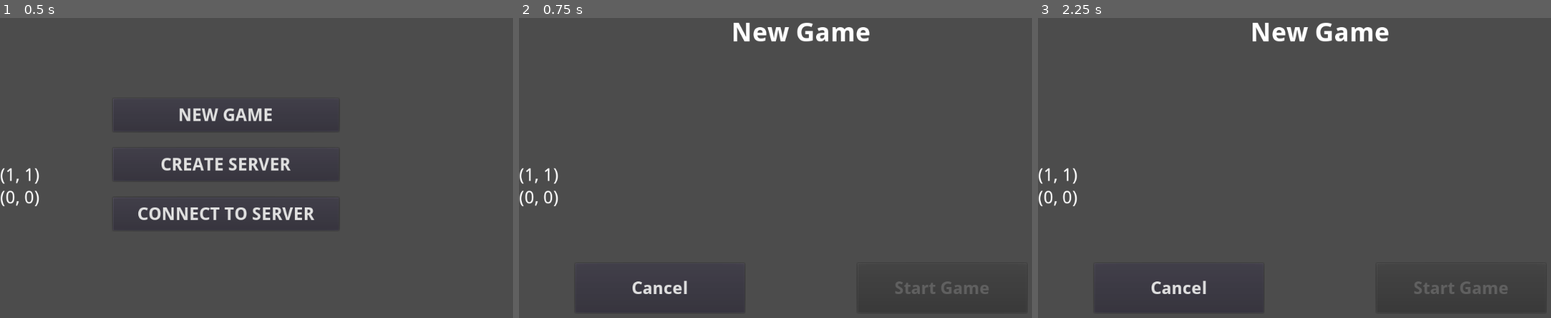
Above: before the commit, frames 1-3 (left to right).
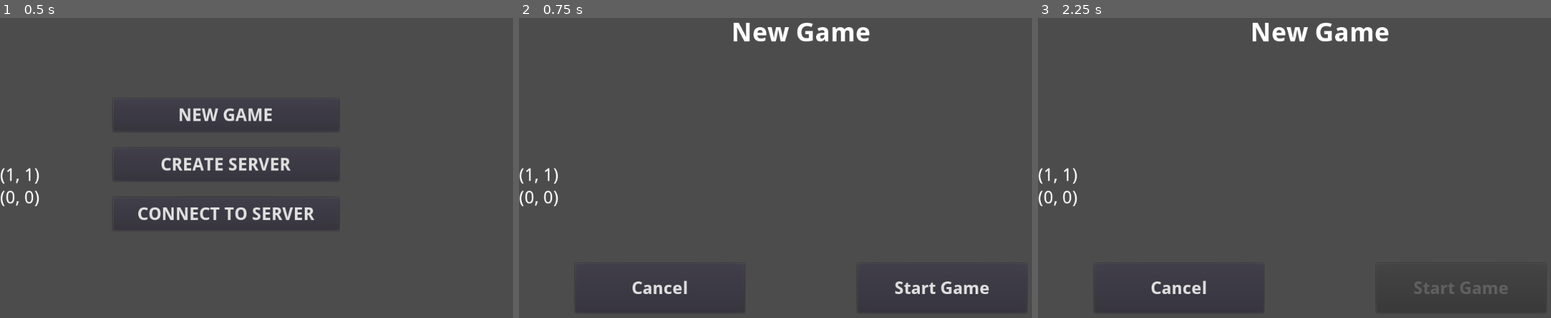
Above: after the commit, the same moments.

Repository: Hypasist/Fantalone
Game: Godot game, scene res://game/Game.tscn
The game is run twice, just before and just after one commit, with the same random seed, the same clock (stepped at 60 frames per second) and the same inputs. The engine's default icon, where the game draws it, is replaced by a stand-in: a white triangle on a blue panel in a dark square.
Inputs:
- Up to frame 1 (0.5 s): no input
- Up to frame 2 (0.75 s): click "CREATE SERVER" at 0.5 s
- Up to frame 3 (2.25 s): click "Cancel" at 1.25 s; click "CONNECT TO SERVER" at 2 s

Frame 1 is identical in both runs. In frame 2, 0.4% of the frame differs, in the area x 73-92%, y 87-93%; in frame 3, nothing differs.

Commit message:
LobbyData and LobbyLogic
Moved lobby logic to two separate files.

Diff:
--- a/game/Game.gd
+++ b/game/Game.gd
@@ -19,7 +19,8 @@
 	mod.Menu = $Menu
 	mod.Logic = $Logic
 	mod.Match = $Logic/MatchLogic
-	mod.Lobby = $Logic/Lobby
+	mod.LobbyLogic = $Logic/LobbyLogic
+	mod.LobbyData = $Database/LobbyData
 	mod.Debug = $Debug
 	mod.PopupHelper = $UI/PopupUI
 	setup()
--- a/modules/Modules.gd
+++ b/modules/Modules.gd
@@ -10,6 +10,7 @@
 var Menu = null
 var Logic = null
 var Match = null
-var Lobby = null
+var LobbyLogic = null
+var LobbyData = null
 var Debug = null
 var PopupHelper = null
--- a/modules/data/Database.tscn
+++ b/modules/data/Database.tscn
@@ -1,10 +1,11 @@
-[gd_scene load_steps=6 format=2]
+[gd_scene load_steps=7 format=2]
 
 [ext_resource path="res://modules/data/Database.gd" type="Script" id=1]
 [ext_resource path="res://modules/data/GameParameters.gd" type="Script" id=2]
 [ext_resource path="res://modules/data/MatchParameters.gd" type="Script" id=3]
 [ext_resource path="res://modules/data/MatchData.gd" type="Script" id=4]
 [ext_resource path="res://modules/data/ResourceData.gd" type="Script" id=5]
+[ext_resource path="res://modules/data/LobbyData.gd" type="Script" id=6]
 
 [node name="Database" type="Node"]
 script = ExtResource( 1 )
@@ -20,3 +21,6 @@
 
 [node name="ResourceData" type="Node" parent="."]
 script = ExtResource( 5 )
+
+[node name="LobbyData" type="Node" parent="."]
+script = ExtResource( 6 )
--- a/modules/logic/Lobby.gd
+++ b/modules/data/LobbyData.gd
@@ -1,4 +1,3 @@
-class_name Lobby
 extends Node
 
 var MAX_PLAYER_NUM = 8
@@ -28,7 +27,6 @@
 
 func get_map_player_size():
 	return MAP_PLAYER_NUM
-
 
 func get_unused_id(type = LobbyMemberInfo.TYPE_OBSERVER):
 	var used_ids = []
--- a/modules/display/menu/Menu.gd
+++ b/modules/display/menu/Menu.gd
@@ -22,16 +22,22 @@
 	mod.UI.unlock_map_control()
 	mod.MapView.show()
 
+var previous_screen = null
 var current_screen = null
-func switch_screens(screen):
-	var new_screen = load(screen_list[screen]).instance()
-	new_screen.connect("screen_resolved", self, "_on_screen_resolved")
-	add_child(new_screen)
-	new_screen.setup()
+func switch_screens(screen, setup_params=null):
+	previous_screen = current_screen
+	current_screen = load(screen_list[screen]).instance()
+	current_screen.connect("screen_resolved", self, "_on_screen_resolved")
+	add_child(current_screen)
+	current_screen.setup(setup_params)
 
-	if current_screen:
-		current_screen.hide()
-		current_screen.queue_free()
-	current_screen = new_screen
+	if previous_screen:
+		previous_screen.hide()
+		previous_screen.queue_free()
 
-	return new_screen
+func _on_screen_resolved(package):
+	print("_on_screen_resolved")
+	print(package)
+
+func refresh(refresh_level=0):
+	current_screen.refresh(refresh_level)
--- a/modules/display/menu/MenuMain.gd
+++ b/modules/display/menu/MenuMain.gd
@@ -1,18 +1,17 @@
 extends MenuScreenBase
 
 func _ready():
-	pass
-func setup():
 	pass
 
 func _on_NewGame_pressed():
 	mod.Menu.switch_screens(mod.Menu.singleplayer_setup)
 
+const as_server = true
+const as_client = false
+
 func _on_CreateServer_pressed():
-	mod.Network.create_server()
-	mod.Menu.switch_screens(mod.Menu.multiplayer_setup)
+	mod.Menu.switch_screens(mod.Menu.multiplayer_setup, as_server)
 
 func _on_ConnectToServer_pressed():
-	mod.Network.connect_to_server()
-	mod.Menu.switch_screens(mod.Menu.multiplayer_setup)
+	mod.Menu.switch_screens(mod.Menu.multiplayer_setup, as_client)
 #	mod.Menu.switch_screens(mod.Menu.connect_to_server)
--- a/modules/display/menu/MenuMultiplayerMatchSetup.gd
+++ b/modules/display/menu/MenuMultiplayerMatchSetup.gd
@@ -3,30 +3,44 @@
 
 var PlayerOptions = null
 
-var lobby = null
 var playerOptions_list = []
-var observerOptions_list = []
-
-func _init():
-	rpc_config("multiplayer_lobby_execute_command", MultiplayerAPI.RPC_MODE_SYNC)
-	_setup_network_()
+# var observerOptions_list = []
 
 # NEW MULTIPLAYER GAME IS CREATED
 func _ready():
 	PlayerOptions = load("res://modules/display/menu/GuiMultiplayerPlayerOptions.tscn")
-	lobby = mod.Lobby
 
-func setup():
-	lobby.setup()
+# NETWORK SIGNALS HOOK UP
+func _hookup_network_signals():
 	if mod.Network.is_server():
-		var player_name = mod.Database.get_player_name()
-		rpc_id(mod.Network.SERVER_ID, "multiplayer_lobby_execute_command", COMMAND_NEW_MEMBER, player_name)
+		mod.Network.connect_network_signal("client_added", self, "_new_client_in_lobby") # server
+		mod.Network.connect_network_signal("client_removed", self, "_client_exit_lobby") # server
 	else:
+		mod.Network.connect_network_signal("server_disconnected", self, "_server_disconnected") # client
+#	connect("_remove_user", self, "_on_Tween2D_all_completed") # server
+#	connect("_exit_lobby", self, "_on_Tween2D_all_completed") # client
+
+func setup(setup_as_server = false):
+	mod.LobbyData.setup()
+	mod.LobbyLogic.setup()
+
+	if setup_as_server:
+		mod.Network.create_server()
+		mod.LobbyLogic.execute_command(LobbyLogic.command.REQUEST_NEW_MEMBER, mod.Database.get_player_name())
+	else:
+		mod.Network.connect_to_server()
 		$StartGame.set_disabled(true)
+
+	_hookup_network_signals()
+
+func refresh(level):
+	print("refreshing lobby")
+	restart_lobby_display()
+	refresh_lobby_display()
 
 func refresh_lobby_display():
 	var lobby_players_served = {}
-	for player in lobby.get_members():
+	for player in mod.LobbyData.get_members():
 		lobby_players_served[player] = false
 
 	# for every playerOptions panel
@@ -46,7 +60,7 @@
 	# discard the rest as observers
 	for player in lobby_players_served:
 		if lobby_players_served[player] == false:
-			lobby.move_player_to_observers(player.id)
+			mod.LobbyData.move_player_to_observers(player.id)
 
 
 func restart_lobby_display():
@@ -54,11 +68,11 @@
 		player_options.queue_free()
 	playerOptions_list = []
 
-	for i in range(0, lobby.get_map_player_size()):
+	for i in range(0, mod.LobbyData.get_map_player_size()):
 		var player_options = PlayerOptions.instance()
 		player_options.set_name("PlayerOptions_%02d" % i)
 		playerOptions_list.append(player_options)
-		$PlayerList.add_child(player_options)
+		$PlayerOptionsList.add_child(player_options)
 		player_options.connect("change_color", self, "_on_change_color")
 		player_options.connect("kick", self, "_on_kick")
 		player_options.connect("join", self, "_on_join")
@@ -68,12 +82,14 @@
 
 func _on_change_name(object, value):
 	mod.Database.set_player_name(value)
-	rpc_id(mod.Network.SERVER_ID, "multiplayer_lobby_execute_command", COMMAND_NAME_CHANGE, value)
+	mod.LobbyLogic.execute_command(LobbyLogic.command.REQUEST_NAME_CHANGE, value)
+
 func _on_change_color(object, value):
-	rpc_id(mod.Network.SERVER_ID, "multiplayer_lobby_execute_command", COMMAND_COLOR_CHANGE, value)
+	mod.LobbyLogic.execute_command(LobbyLogic.command.REQUEST_COLOR_CHANGE, value)
+
 func _on_kick(object):
 	if mod.Network.is_server():
-		mod.Network.disconnect_client(object.lobby_member.network_id)
+		mod.Network.disconnect_client(object.lobby_member.network_id) # move this to LobbyLogic
 	else:
 		Terminal.add_log(Debug.ERROR, "Client trying to kick a lobby member!")
 
@@ -86,76 +102,22 @@
 #	rpc_id(mod.Network.SERVER_ID, "multiplayer_lobby_execute_command", COMMAND_NEW_BOT, "Bot")
 	pass
 
-enum {COMMAND_BROADCAST_LOBBY, COMMAND_BROADCAST_START, COMMAND_START_GAME, COMMAND_COLOR_CHANGE, COMMAND_NAME_CHANGE, COMMAND_NEW_MEMBER, COMMAND_NEW_BOT, COMMAND_JOIN, COMMAND_LEAVE, COMMAND_OBSERVE, COMMAND_UPDATE_LOBBY, \
-COMMAND_SEND_IDENTIFICATION, COMMAND_ASK4_LOBBY_UPDATE}
-func multiplayer_lobby_execute_command(command, package=null):
-	# check rights
-	match command:
-		COMMAND_BROADCAST_LOBBY, COMMAND_BROADCAST_START, COMMAND_COLOR_CHANGE, COMMAND_NEW_BOT, COMMAND_NAME_CHANGE, COMMAND_NEW_MEMBER, COMMAND_JOIN, COMMAND_LEAVE, COMMAND_OBSERVE:
-			if not mod.Network.is_server():
-				Terminal.add_log(Debug.ERROR, "Trying to execute incoming unknown server command!")
-				return
-
-	print("executing command ", command)
-	var network_id = get_tree().get_rpc_sender_id()
-	match command:
-		COMMAND_BROADCAST_START:
-			rpc("multiplayer_lobby_execute_command", COMMAND_START_GAME, null)
-		COMMAND_START_GAME:
-			mod.Match.setup_new_match()
-		COMMAND_NEW_MEMBER:
-			lobby.add_update_member(network_id, LobbyMemberInfo.TYPE_PLAYER, LobbyMemberInfo.HUMAN_PLAYER, package)
-		COMMAND_NEW_BOT:
-			lobby.add_update_member(network_id, LobbyMemberInfo.TYPE_PLAYER, LobbyMemberInfo.CPU_PLAYER, package)
-		COMMAND_COLOR_CHANGE:
-			var member = lobby.get_member_by_network_id(network_id)
-			lobby.change_player_color(member.id, package)
-		COMMAND_NAME_CHANGE:
-			lobby.change_player_name_by_network_id(network_id, package)
-		COMMAND_UPDATE_LOBBY:
-			lobby.setup(package)
-			restart_lobby_display()
-			refresh_lobby_display()
-		COMMAND_SEND_IDENTIFICATION:
-			var player_name = mod.Database.get_player_name()
-			rpc_id(mod.Network.SERVER_ID, "multiplayer_lobby_execute_command", COMMAND_NEW_MEMBER, player_name)
-		COMMAND_BROADCAST_LOBBY:
-			pass
-		_:
-			Terminal.add_log(Debug.ERROR, "Trying to execute incoming unknown command!")
-			return
-
-	# broadcast lobby to every member after certain commands
-	match command:
-		COMMAND_BROADCAST_LOBBY, COMMAND_COLOR_CHANGE, COMMAND_NAME_CHANGE, COMMAND_NEW_BOT, COMMAND_NEW_MEMBER, COMMAND_JOIN, COMMAND_LEAVE, COMMAND_OBSERVE:
-			if mod.Network.is_server():
-				var update_package = LobbyMemberInfoPackage.pack(lobby)
-				rpc("multiplayer_lobby_execute_command", COMMAND_UPDATE_LOBBY, update_package)
-
 func _on_Cancel_pressed():
 	mod.Network.disconnect_()
 	mod.Menu.switch_screens(mod.Menu.main_menu)
 
 func _on_StartGame_pressed():
-	multiplayer_lobby_execute_command(COMMAND_BROADCAST_START)
+	mod.LobbyLogic.execute_command(LobbyLogic.command.BROADCAST_START)
 
 # Server specific
 func _new_client_in_lobby(network_id):
-	rpc_id(network_id, "multiplayer_lobby_execute_command", COMMAND_SEND_IDENTIFICATION)
+	mod.LobbyLogic.execute_command(LobbyLogic.command.REQUEST_IDENTIFICATION, network_id)
+
 func _client_exit_lobby(network_id):
-	lobby.remove_member(network_id)
-	multiplayer_lobby_execute_command(COMMAND_BROADCAST_LOBBY)
+	mod.LobbyData.remove_member(network_id)
+	mod.LobbyLogic.execute_command(LobbyLogic.command.BROADCAST_LOBBY)
+
 func _server_disconnected():
 	mod.Network.disconnect_()
 	mod.Menu.switch_screens(mod.Menu.main_menu)
 	mod.PopupHelper.create_hanging_popup_with_confirmation("You have been disconnected from the server", "Understand")
-
-
-func _setup_network_():
-	if mod.Network.is_server():
-		mod.Network.connect_network_signal("client_added", self, "_new_client_in_lobby") # server
-		mod.Network.connect_network_signal("client_removed", self, "_client_exit_lobby") # server
-	else:
-		mod.Network.connect_network_signal("server_disconnected", self, "_server_disconnected") # client
-#	connect("_remove_user", self, "_on_Tween2D_all_completed") # server
-#	connect("_exit_lobby", self, "_on_Tween2D_all_completed") # client
--- a/modules/display/menu/MenuMultiplayerMatchSetup.tscn
+++ b/modules/display/menu/MenuMultiplayerMatchSetup.tscn
@@ -38,8 +38,11 @@
 anchor_bottom = 0.95
 custom_fonts/font = SubResource( 2 )
 text = "Start Game"
+__meta__ = {
+"_edit_use_anchors_": false
+}
 
-[node name="PlayerList" type="VBoxContainer" parent="." index="3"]
+[node name="PlayerOptionsList" type="VBoxContainer" parent="." index="3"]
 anchor_top = 0.2
 anchor_right = 1.0
 anchor_bottom = 0.7
@@ -47,7 +50,7 @@
 "_edit_use_anchors_": false
 }
 
-[node name="MultiplayerPlayerOptions" parent="PlayerList" index="0" instance_placeholder="res://modules/display/menu/GuiMultiplayerPlayerOptions.tscn"]
+[node name="MultiplayerPlayerOptions" parent="PlayerOptionsList" index="0" instance_placeholder="res://modules/display/menu/GuiMultiplayerPlayerOptions.tscn"]
 anchor_right = 0.0
 anchor_bottom = 0.0
 margin_left = 0.0
@@ -55,7 +58,7 @@
 margin_right = 1024.0
 margin_bottom = 48.0
 
-[node name="MultiplayerPlayerOptions2" parent="PlayerList" index="1" instance_placeholder="res://modules/display/menu/GuiMultiplayerPlayerOptions.tscn"]
+[node name="MultiplayerPlayerOptions2" parent="PlayerOptionsList" index="1" instance_placeholder="res://modules/display/menu/GuiMultiplayerPlayerOptions.tscn"]
 anchor_right = 0.0
 anchor_bottom = 0.0
 margin_left = 0.0
--- a/modules/display/menu/MenuScreenBase.gd
+++ b/modules/display/menu/MenuScreenBase.gd
@@ -1,7 +1,7 @@
 class_name MenuScreenBase
 extends Control
 
-signal screen_resolved(returnPackage)
+signal screen_resolved(return_package)
 
 var dataPackage = {
 	"command" : null,
@@ -14,3 +14,9 @@
 	dataPackage["package"] = package
 	dataPackage["screenPath"] = screenPath
 	emit_signal("screen_resolved", dataPackage)
+
+func setup(setup_params):
+	Terminal.add_log(Debug.ALL, "MenuScreenBase setup requested, param %s" % setup_params)
+
+func refresh(refresh_level):
+	Terminal.add_log(Debug.ALL, "MenuScreenBase refresh requested, level %d" % refresh_level)
--- /dev/null
+++ b/modules/logic/LobbyLogic.gd
@@ -0,0 +1,101 @@
+class_name LobbyLogic
+extends Node
+
+enum command { \
+	BROADCAST_LOBBY, \
+	BROADCAST_START, \
+	START_GAME, \
+	COLOR_CHANGE, \
+	NAME_CHANGE, \
+	NEW_MEMBER, \
+	NEW_BOT, \
+	JOIN, \
+	LEAVE, \
+	OBSERVE, \
+	UPDATE_LOBBY, \
+	REQUEST_IDENTIFICATION, \
+	REQUEST_UPDATE_LOBBY, \
+	REQUEST_NAME_CHANGE, \
+	REQUEST_COLOR_CHANGE, \
+	REQUEST_NEW_MEMBER \
+}
+
+const server_commands = [ \
+	command.BROADCAST_LOBBY, \
+	command.BROADCAST_START, \
+	command.NEW_BOT, \
+	command.NEW_MEMBER, \
+	command.JOIN, \
+	command.LEAVE, \
+	command.OBSERVE, \
+	command.NAME_CHANGE, \
+	command.COLOR_CHANGE, \
+	command.REQUEST_IDENTIFICATION \
+]
+
+const refresh_lobby_commands = [
+	command.BROADCAST_LOBBY, \
+	command.COLOR_CHANGE, \
+	command.NAME_CHANGE, \
+	command.NEW_BOT, \
+	command.NEW_MEMBER, \
+	command.JOIN, \
+	command.LEAVE, \
+	command.OBSERVE \
+]
+
+func setup():
+	rpc_config("execute_command", MultiplayerAPI.RPC_MODE_SYNC)
+
+func execute_command(cmd, param1=null, param2=null, param3=null, param4=null):
+	# check rights
+	if not command.values().has(cmd):
+		Terminal.add_log(Terminal.ERROR, "Trying to execute incoming unknown (%d) command!" % cmd)
+		return
+	if server_commands.has(cmd) and not mod.Network.is_server():
+		Terminal.add_log(Terminal.ERROR, "Trying to execute server command (%s) while being a client!" % command.keys()[cmd])
+		return
+	Terminal.add_log(Terminal.INFO, "Executing command %s!" % command.keys()[cmd])
+
+	var network_id = get_tree().get_rpc_sender_id()
+	match cmd:
+		command.BROADCAST_LOBBY:
+			pass
+		command.BROADCAST_START:
+			rpc("execute_command", command.START_GAME)
+		command.START_GAME:
+			mod.Match.start_match()
+		command.REQUEST_IDENTIFICATION:
+			rpc_id(param1, "execute_command", command.REQUEST_NEW_MEMBER)
+		command.REQUEST_NEW_MEMBER:
+			var player_name = mod.Database.get_player_name()
+			rpc_id(mod.Network.SERVER_ID, "execute_command", command.NEW_MEMBER, player_name)
+		command.NEW_MEMBER:
+			mod.LobbyData.add_update_member(network_id, LobbyMemberInfo.TYPE_PLAYER, LobbyMemberInfo.HUMAN_PLAYER, param1)
+		command.NEW_BOT:
+			mod.LobbyData.add_update_member(network_id, LobbyMemberInfo.TYPE_PLAYER, LobbyMemberInfo.CPU_PLAYER, param1)
+
+		command.REQUEST_NAME_CHANGE:
+			rpc_id(mod.Network.SERVER_ID, "execute_command", command.NAME_CHANGE, param1)
+		command.NAME_CHANGE:
+			mod.LobbyData.change_player_name_by_network_id(network_id, param1)
+
+		command.REQUEST_COLOR_CHANGE:
+			rpc_id(mod.Network.SERVER_ID, "execute_command", command.COLOR_CHANGE, param1)
+		command.COLOR_CHANGE:
+			var member = mod.LobbyData.get_member_by_network_id(network_id)
+			mod.LobbyData.change_player_color(member.id, param1)
+
+		command.REQUEST_UPDATE_LOBBY:
+			rpc_id(mod.Network.SERVER_ID, "execute_command", command.UPDATE_LOBBY)
+		command.UPDATE_LOBBY:
+			mod.LobbyData.setup(param1)
+			mod.Menu.refresh()
+
+		command.REQUEST_JOIN, command.JOIN, command.REQUEST_OBSERVE, command.OBSERVE:
+			pass
+
+	# broadcast lobby to every member after certain commands
+	if refresh_lobby_commands.has(cmd) and mod.Network.is_server():
+		var update_package = LobbyMemberInfoPackage.pack(mod.LobbyData)
+		rpc("execute_command", command.UPDATE_LOBBY, update_package)
--- a/modules/logic/Logic.tscn
+++ b/modules/logic/Logic.tscn
@@ -5,7 +5,7 @@
 [ext_resource path="res://modules/logic/MovementLogic.gd" type="Script" id=3]
 [ext_resource path="res://modules/logic/ObjectLogic.gd" type="Script" id=4]
 [ext_resource path="res://modules/logic/MatchLogic.gd" type="Script" id=5]
-[ext_resource path="res://modules/logic/Lobby.gd" type="Script" id=6]
+[ext_resource path="res://modules/logic/LobbyLogic.gd" type="Script" id=6]
 
 [node name="Logic" type="Node"]
 script = ExtResource( 1 )
@@ -22,5 +22,5 @@
 [node name="MatchLogic" type="Node" parent="."]
 script = ExtResource( 5 )
 
-[node name="Lobby" type="Node" parent="."]
+[node name="LobbyLogic" type="Node" parent="."]
 script = ExtResource( 6 )
--- a/modules/logic/MatchLogic.gd
+++ b/modules/logic/MatchLogic.gd
@@ -5,6 +5,3 @@
 	mod.MapView.setup()
 	mod.UI.setup()
 	mod.Database.set_current_turn_owner(0)
-
-func setup_new_match():
-	start_match()
--- a/modules/resources_display/Ball.gd
+++ b/modules/resources_display/Ball.gd
@@ -7,7 +7,7 @@
 
 func assign_logic_scene(logic_scene):
 	var x = logic_scene.get_owner()
-	var lobby_member_info = mod.Lobby.get_member_by_id_type(logic_scene.get_owner())
+	var lobby_member_info = mod.LobbyData.get_member_by_id_type(logic_scene.get_owner())
 	change_color(lobby_member_info.color)
 	.assign_logic_scene(logic_scene)
 	$NameLabel.set_text(unitLogic.get_name_id())
--- a/project.godot
+++ b/project.godot
@@ -145,9 +145,9 @@
 "path": "res://modules/godot_touch_input_manager/CustomInputEvents/InputEventSingleScreenTouch.gd"
 }, {
 "base": "Node",
-"class": "Lobby",
-"language": "GDScript",
-"path": "res://modules/logic/Lobby.gd"
+"class": "LobbyLogic",
+"language": "GDScript",
+"path": "res://modules/logic/LobbyLogic.gd"
 }, {
 "base": "Reference",
 "class": "LobbyMemberInfo",
@@ -317,7 +317,7 @@
 "InputEventSingleScreenDrag": "",
 "InputEventSingleScreenTap": "",
 "InputEventSingleScreenTouch": "",
-"Lobby": "",
+"LobbyLogic": "",
 "LobbyMemberInfo": "",
 "LobbyMemberInfoPackage": "",
 "LogCmdBase": "",
